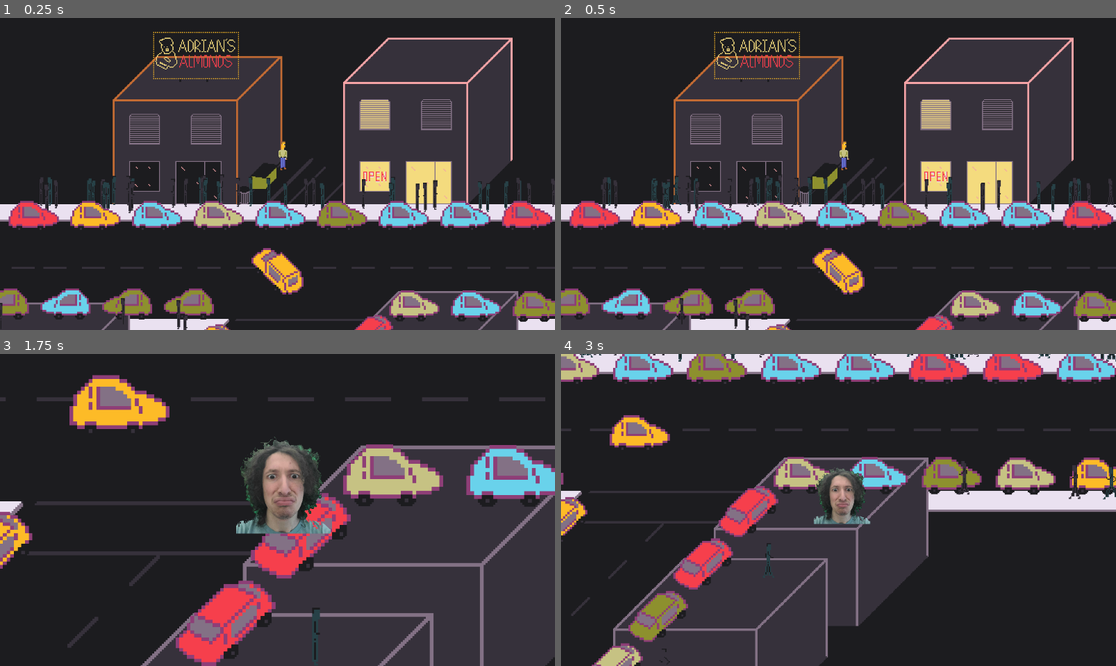
Above: before the commit, frames 1-4 (two rows, left to right).
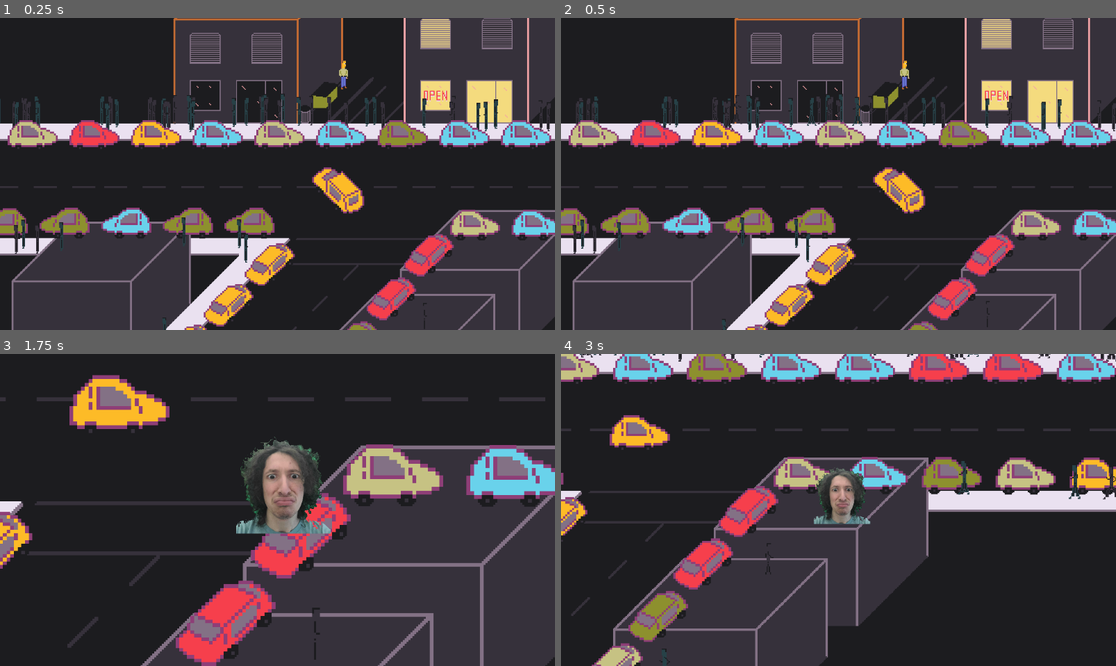
Above: after the commit, the same moments.

Repository: adrian-azan/Free-Parking
Game: Godot game, scene res://SCENES/LEVELS/DEBUG_SCENES/DEBUG_Road_LONG.tscn
Same seed, same stepped clock (60 frames per second), same inputs: the game is played once before the commit and once after it.
Inputs (mouse positions are in pixels of both pictures, inside the frame that each line leads up to):
- Up to frame 1 (0.25 s): no input
- Up to frame 2 (0.5 s): no input
- Up to frame 3 (1.75 s): move the mouse to (399, 494) at 0.52 s; hold D (move_right) 0.53-1.28 s; tap Space (SwitchCar) at 0.6, 1.35 s; move the mouse to (166, 525) at 1.27 s; hold S (move_down) from 1.28 s (still down)
- Up to frame 4 (3 s): move the mouse to (894, 441) at 2.02 s; release S (move_down) at 2.03 s; hold D (move_right) 2.03-2.78 s; tap Mouse wheel up (ZoomIn) at 2.1 s; tap Space (SwitchCar) at 2.3 s; move the mouse to (810, 572) at 2.77 s; hold W (move_up) from 2.78 s (still down); tap Mouse wheel down (ZoomOut) at 2.85 s

The runs differ from the first frame. In frame 1, 63% of the frame differs, in the area x 0-100%, y 0-100%; in frame 2, 63%; in frame 3, less than 0.1%; in frame 4, less than 0.1%.

Commit message:
Light self PR cleanup

Diff:
--- a/CODE/NPC.gd
+++ b/CODE/NPC.gd
@@ -1,8 +1,7 @@
 extends Node2D
 
-@export var sprite: SpriteFrames
+@export var spriteFrames: SpriteFrames
 
-# Called when the node enters the scene tree for the first time.
 func _ready() -> void:
-	(get_node("AnimatedSprite2D") as AnimatedSprite2D).sprite_frames = sprite
+	(get_node("AnimatedSprite2D") as AnimatedSprite2D).sprite_frames = spriteFrames
 	(get_node("AnimatedSprite2D") as AnimatedSprite2D).play()
--- a/CODE/PLAYER/PlayerCarManager.gd
+++ b/CODE/PLAYER/PlayerCarManager.gd
@@ -28,6 +28,8 @@
 	_inCar = !_inCar
 
 	if (_inCar):
+		#TODO: At somepoint we can use something like PantomCamera to place camera positions
+		# Adding -100 here will offset the camera so the car is closer to the bottom of the screen
 		_camera.global_position = _playerCar.global_position + Vector2(0,-100)
 		_camera.reparent(_playerCar)
 		_camera.zoom = Vector2(1.5,1.5)
--- a/CODE/PedestrianPath.gd
+++ b/CODE/PedestrianPath.gd
@@ -1,11 +1,9 @@
 @tool
 extends Path2D
 
-
-
-@export var sprite: Array[SpriteFrames]:
+@export var possibleSpriteFrames: Array[SpriteFrames]:
 	set(newValue):
-		sprite = newValue
+		possibleSpriteFrames = newValue
 		SetPedestrians()
 
 @export var amount: int:
@@ -20,7 +18,6 @@
 var pedestrians: Array
 var rng: RandomNumberGenerator
 
-
 func _process(delta: float) -> void:
 	if Engine.is_editor_hint():
 		return
@@ -31,14 +28,15 @@
 
 func SetPedestrians() -> void:
 
+	pedestrians.clear()
 	for p in get_children():
 		p.queue_free()
 
 	rng = RandomNumberGenerator.new()
 
 	for i in range(0, amount):
-		var pedestrian = (ResourceLoader.load("res://SCENES/Pedestrian.tscn") as PackedScene).instantiate() as PathFollow2D
-		(pedestrian.get_node("Sprite2D") as AnimatedSprite2D).sprite_frames = sprite.pick_random()
+		var pedestrian: PathFollow2D = (ResourceLoader.load("res://SCENES/Pedestrian.tscn") as PackedScene).instantiate()
+		(pedestrian.get_node("Sprite2D") as AnimatedSprite2D).sprite_frames = possibleSpriteFrames.pick_random()
 		(pedestrian.get_node("Sprite2D") as AnimatedSprite2D).position = Vector2(0,rng.randf_range(-5,5))
 		(pedestrian.get_node("Sprite2D") as AnimatedSprite2D).z_index = zIndex
 		create_tween().tween_callback(Callable.create((pedestrian.get_node("Sprite2D") as AnimatedSprite2D), "play")).set_delay(rng.randf_range(.1,2))
--- a/CODE/pedestrian.gd
+++ b/CODE/pedestrian.gd
@@ -2,16 +2,9 @@
 
 var lastPosition: Vector2;
 
-# Called when the node enters the scene tree for the first time.
 func _ready() -> void:
 	lastPosition = position
 	CheckPosition()
-
-# Called every frame. 'delta' is the elapsed time since the previous frame.
-func _process(delta: float) -> void:
-	#do the calc and shit for getting them to face the right way
-	pass
-
 
 func CheckPosition() -> void:
 	if position.x < lastPosition.x:
--- a/SCENES/LEVELS/DEBUG_SCENES/DEBUG_Road_LONG.tscn
+++ b/SCENES/LEVELS/DEBUG_SCENES/DEBUG_Road_LONG.tscn
@@ -144,7 +144,7 @@
 scale = Vector2(1.0173031, 1.0055866)
 curve = SubResource("Curve2D_3kukn")
 script = ExtResource("4_udqac")
-sprite = Array[SpriteFrames]([ExtResource("4_b78sd"), ExtResource("4_3kukn")])
+possibleSpriteFrames = Array[SpriteFrames]([ExtResource("4_3kukn"), ExtResource("4_b78sd")])
 amount = 352
 
 [node name="Path2D2" type="Path2D" parent="SideWalkPaths"]
@@ -152,7 +152,7 @@
 scale = Vector2(1.0173031, 1.0055866)
 curve = SubResource("Curve2D_b78sd")
 script = ExtResource("4_udqac")
-sprite = Array[SpriteFrames]([ExtResource("4_b78sd"), ExtResource("4_3kukn")])
+possibleSpriteFrames = Array[SpriteFrames]([ExtResource("4_3kukn"), ExtResource("4_b78sd")])
 amount = 20
 
 [node name="Path2D3" type="Path2D" parent="SideWalkPaths"]
@@ -160,24 +160,25 @@
 scale = Vector2(1.0173031, 1.0055866)
 curve = SubResource("Curve2D_rf0jh")
 script = ExtResource("4_udqac")
-sprite = Array[SpriteFrames]([ExtResource("4_b78sd"), ExtResource("4_3kukn")])
+possibleSpriteFrames = Array[SpriteFrames]([ExtResource("4_3kukn"), ExtResource("4_b78sd")])
 amount = 20
 
 [node name="Path2D4" type="Path2D" parent="SideWalkPaths"]
 position = Vector2(-1238, 1082)
 curve = SubResource("Curve2D_52nw4")
 script = ExtResource("4_udqac")
-sprite = Array[SpriteFrames]([ExtResource("4_b78sd"), ExtResource("4_3kukn")])
+possibleSpriteFrames = Array[SpriteFrames]([ExtResource("4_3kukn"), ExtResource("4_b78sd")])
 amount = 40
 
 [node name="Path2D5" type="Path2D" parent="SideWalkPaths"]
 position = Vector2(213, 1084)
 curve = SubResource("Curve2D_52nw4")
 script = ExtResource("4_udqac")
-sprite = Array[SpriteFrames]([ExtResource("4_b78sd"), ExtResource("4_3kukn")])
+possibleSpriteFrames = Array[SpriteFrames]([ExtResource("4_3kukn"), ExtResource("4_b78sd")])
 amount = 40
 
 [node name="SideWalkCollisons" type="Node2D" parent="."]
+visible = false
 metadata/_edit_lock_ = true
 
 [node name="StaticBody2D" type="StaticBody2D" parent="SideWalkCollisons"]
@@ -354,4 +355,4 @@
 
 [node name="Npc" parent="NPCs" instance=ExtResource("7_rf0jh")]
 position = Vector2(1, 904)
-sprite = ExtResource("8_52nw4")
+spriteFrames = ExtResource("8_52nw4")
--- a/SCENES/PLAYER/PlayerCarManager.tscn
+++ b/SCENES/PLAYER/PlayerCarManager.tscn
@@ -14,5 +14,5 @@
 [node name="PlayerCar" parent="." instance=ExtResource("2_7jn3t")]
 
 [node name="PlayerCamera" parent="." instance=ExtResource("4_4rr1o")]
-position = Vector2(0, -101)
+position = Vector2(-63, -17)
 zoom = Vector2(2, 2)
